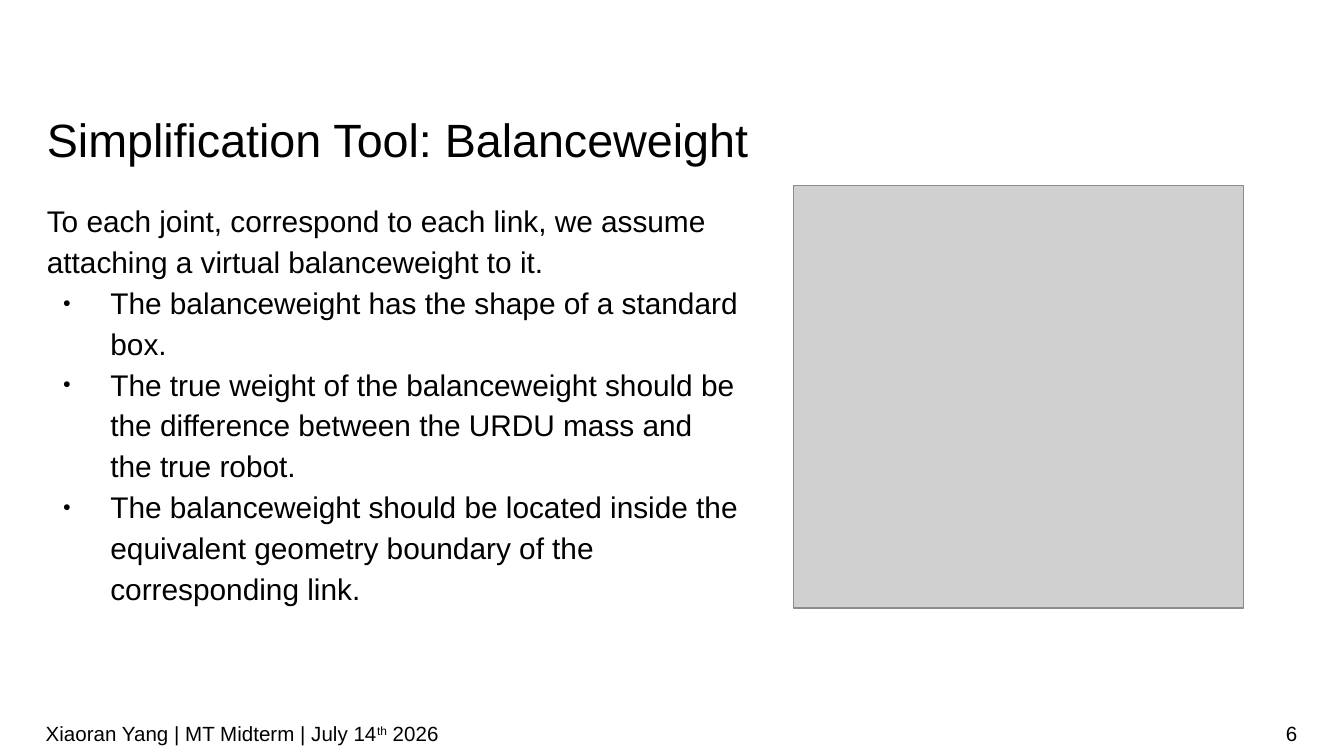
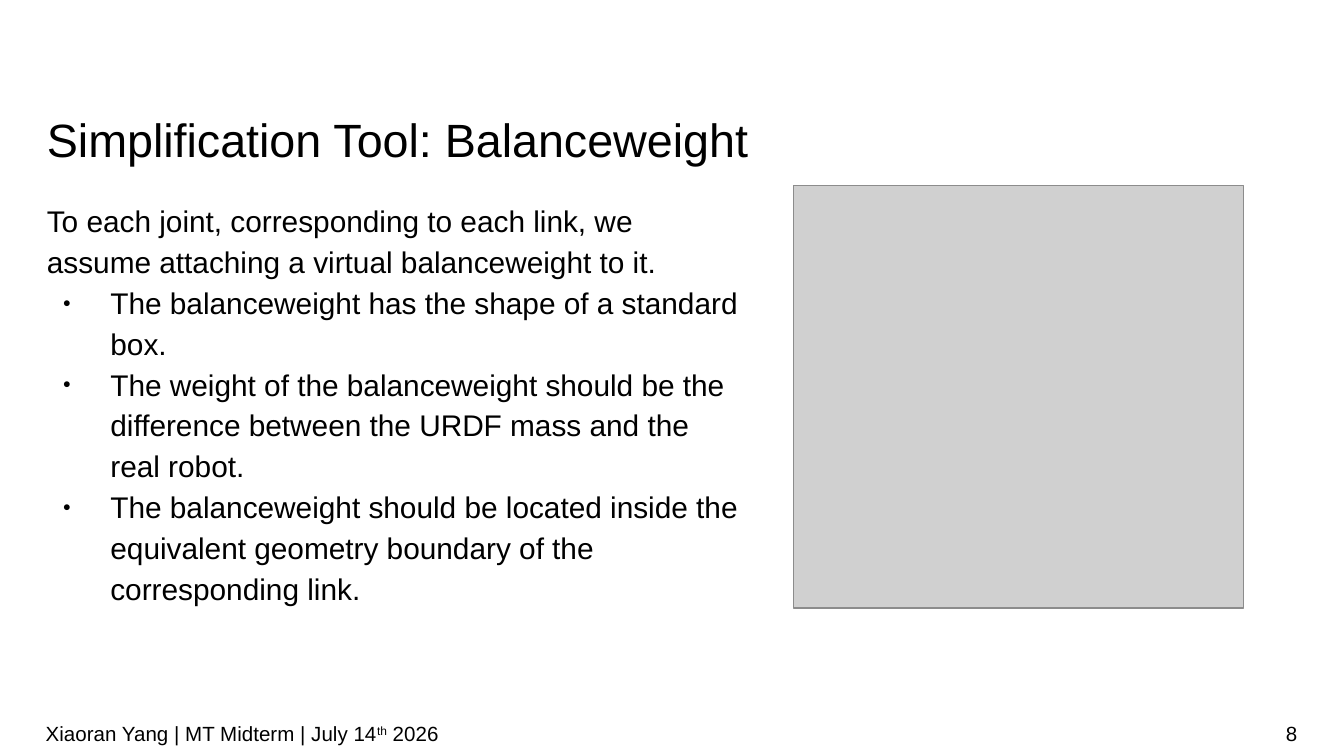
Before and after one commit to IDoccupled/identification, a slide deck: slide 8 of presentation/Midterm.odp (slide 6 before the commit). Drawn at 1344x756 pixels with LibreOffice and Linux fonts; fonts in the diff are those of the drawing; grey boxes stand for pictures; background and template pictures are left out. Boxes give left, top, right and bottom in pixels: in the first picture for what was removed or moved away, otherwise in the second. Text is boxed around its words. In the diff, an @@ line names an element or a change of style, - is before the commit and + after.

```diff
--- a/presentation/Midterm.odp
+++ b/presentation/Midterm.odp
@@ text at box(47, 210, 656, 279): text changed @@
-To each joint, correspond to each link, we assume attaching a virtual balanceweight to it.
+To each joint, corresponding to each link, we assume attaching a virtual balanceweight to it.
@@ text at box(110, 374, 724, 478): text changed @@
-● The true weight of the balanceweight should be the difference between the URDU mass and the true robot.
+● The weight of the balanceweight should be the difference between the URDF mass and the real robot.
@@ page number at box(1286, 726, 1297, 742): text changed @@
-6
+8
```
Also in this commit, not shown: 8 other slides changed, 2 slides added, 1 other file.
